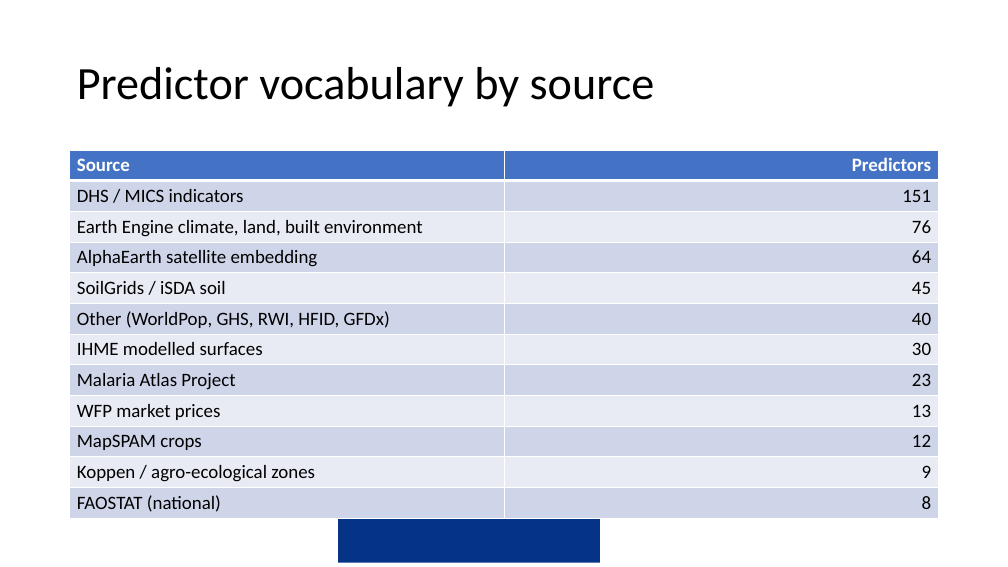
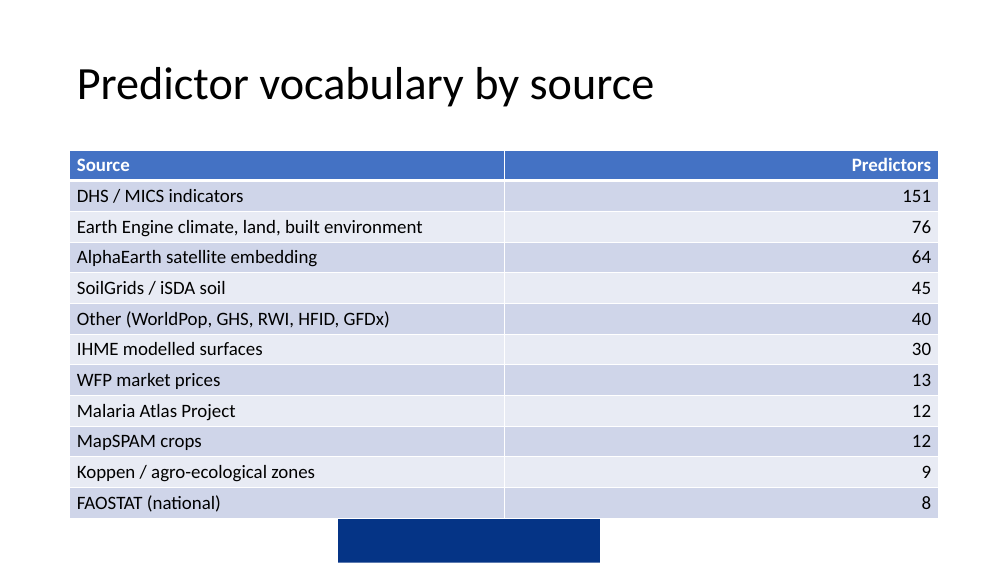
Before and after one commit to amertens/mn-prediction, a slide deck: slide 9 of docs/slides/MN-proxy-Ghana-presentation-2026-09.pptx. Drawn at 1008x567 pixels with LibreOffice and Linux fonts; fonts in the diff are those of the drawing; background and template pictures are left out. Boxes give left, top, right and bottom in pixels: in the first picture for what was removed or moved away, otherwise in the second. Text is boxed around its words. In the diff, an @@ line names an element or a change of style, - is before the commit and + after.

```diff
--- a/docs/slides/MN-proxy-Ghana-presentation-2026-09.pptx
+++ b/docs/slides/MN-proxy-Ghana-presentation-2026-09.pptx
@@ table at <box>70,150,939,516</box> @@
-row 8: Malaria Atlas Project | 23
+row 9: Malaria Atlas Project | 12
```
Also in this commit, not shown: 10 other slides changed, 55 other files.
